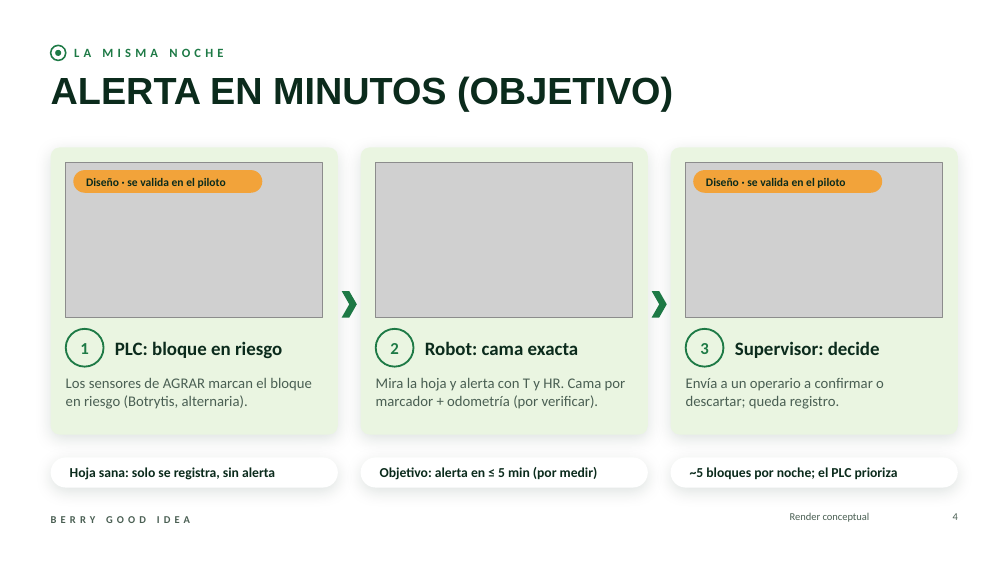
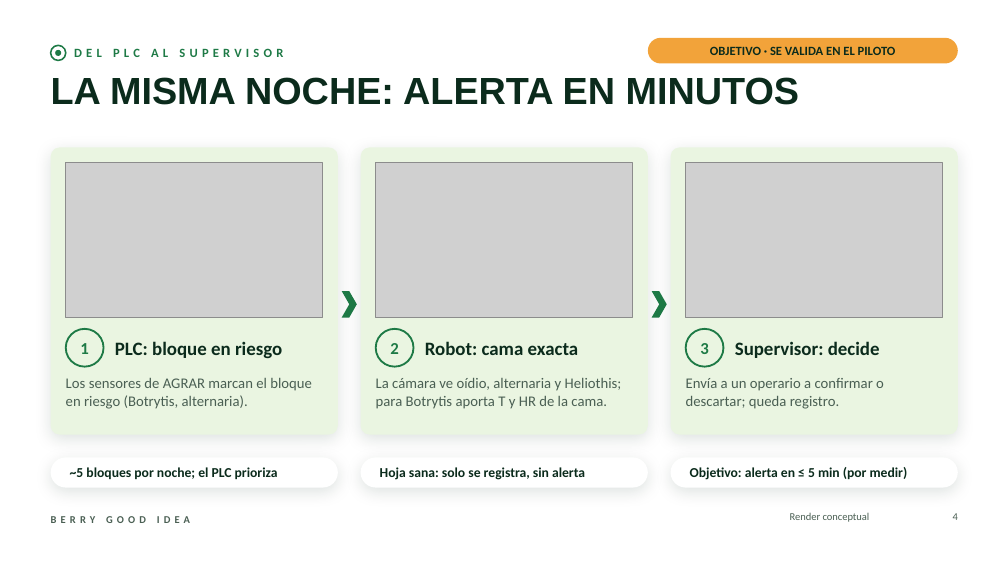
Before and after one commit to SantiagoSantafe/sabanahack2027, a slide deck: slide 4 of presentacion/BerryGoodIdea_pitch.pptx. Drawn at 1008x567 pixels with LibreOffice and Linux fonts; fonts in the diff are those of the drawing; grey boxes stand for pictures; background and template pictures are left out. Boxes give left, top, right and bottom in pixels: in the first picture for what was removed or moved away, otherwise in the second. Text is boxed around its words. In the diff, an @@ line names an element or a change of style, - is before the commit and + after.

```diff
--- a/presentacion/BerryGoodIdea_pitch.pptx
+++ b/presentacion/BerryGoodIdea_pitch.pptx
@@ text at [74, 48, 283, 57]: text changed @@
-LA MISMA NOCHE
+DEL PLC AL SUPERVISOR
@@ rounded rectangle "OBJETIVO · SE VALIDA EN ...": place and size @@
-rounded rectangle "OBJETIVO · SE VALIDA EN ..." at [693, 170, 882, 193]
+rounded rectangle "OBJETIVO · SE VALIDA EN ..." at [648, 38, 958, 64]
@@ text in rounded rectangle at [710, 46, 896, 55]: text changed; size 11 to 12 pt @@
-Diseño · se valida en el piloto
+OBJETIVO · SE VALIDA EN EL PILOTO
@@ title at [51, 77, 800, 105]: text changed @@
-ALERTA EN MINUTOS (OBJETIVO)
+LA MISMA NOCHE: ALERTA EN MINUTOS
@@ rounded rectangle removed at [73, 170, 262, 193] @@
-Diseño · se valida en el piloto
@@ text at [376, 378, 622, 409]: text changed @@
-Mira la hoja y alerta con T y HR. Cama por marcador + odometría (por verificar).
+La cámara ve oídio, alternaria y Heliothis; para Botrytis aporta T y HR de la cama.
@@ rounded rectangle "~5 bloques por noche; el ...": place and size @@
-rounded rectangle "~5 bloques por noche; el ..." at [671, 457, 958, 488]
+rounded rectangle "~5 bloques por noche; el ..." at [51, 457, 338, 488]
@@ rounded rectangle "Hoja sana: solo se registra, ...": place and size @@
-rounded rectangle "Hoja sana: solo se registra, ..." at [51, 457, 338, 488]
+rounded rectangle "Hoja sana: solo se registra, ..." at [361, 457, 648, 488]
@@ rounded rectangle "Objetivo: alerta en ≤ 5 ...": place and size @@
-rounded rectangle "Objetivo: alerta en ≤ 5 ..." at [361, 457, 648, 488]
+rounded rectangle "Objetivo: alerta en ≤ 5 ..." at [671, 457, 958, 488]
```
Also in this commit, not shown: 8 other slides changed, 11 other files.
